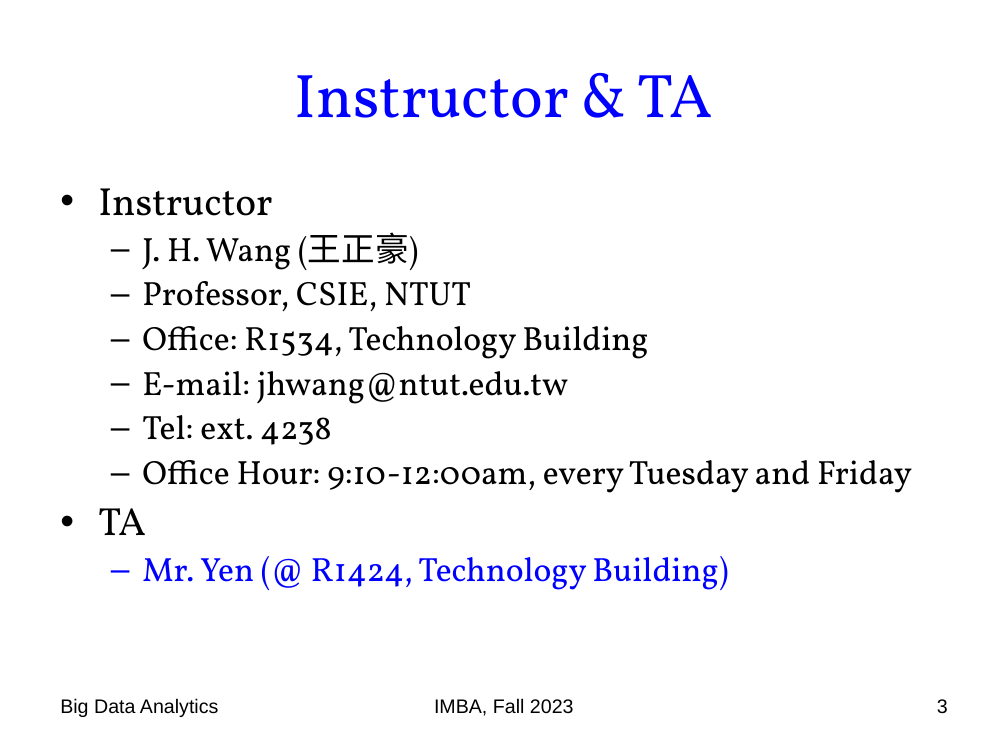
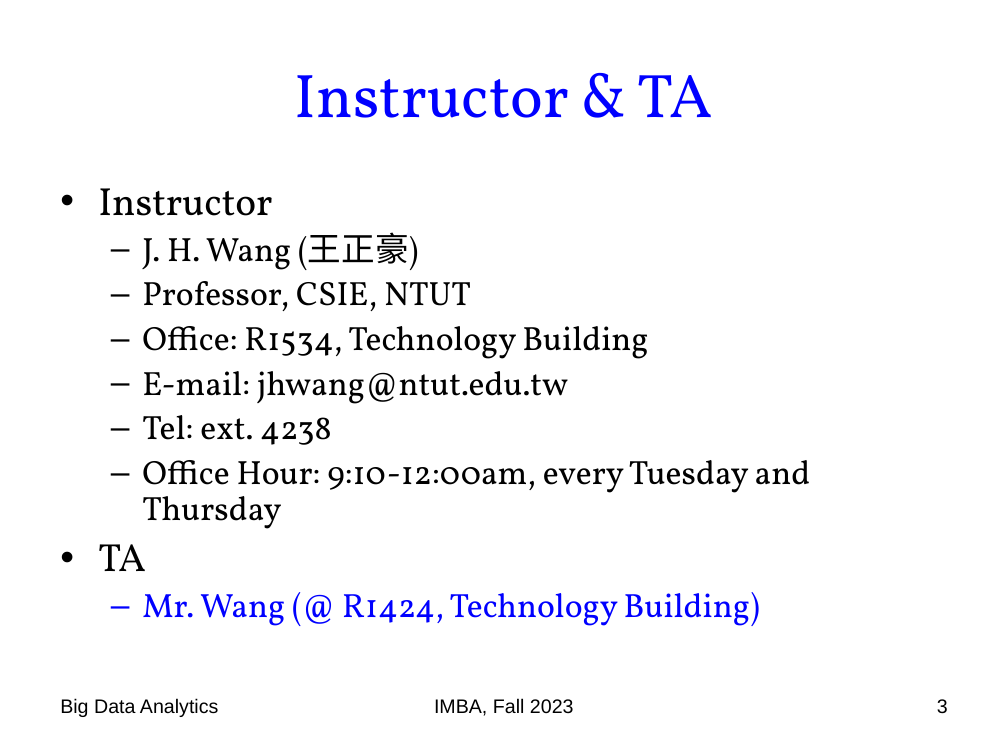
Before and after one commit to chriswjh/chriswjh.github.io, a slide deck: slide 3 of BDA_IFM/00-overview.ppt. Drawn at 1008x756 pixels with LibreOffice and Linux fonts; fonts in the diff are those of the drawing. Boxes give left, top, right and bottom in pixels: in the first picture for what was removed or moved away, otherwise in the second. Text is boxed around its words. In the diff, an @@ line names an element or a change of style, - is before the commit and + after.

```diff
--- a/BDA_IFM/00-overview.ppt
+++ b/BDA_IFM/00-overview.ppt
@@ text at (142,460,811,529): text changed @@
-  – Office Hour: 9:10-12:00am, every Tuesday and Friday
+  – Office Hour: 9:10-12:00am, every Tuesday and Thursday
@@ text at (142,592,760,626): text changed @@
-  – Mr. Yen (@ R1424, Technology Building)
+  – Mr. Wang (@ R1424, Technology Building)
```
Also in this commit, not shown: 6 other slides changed.
